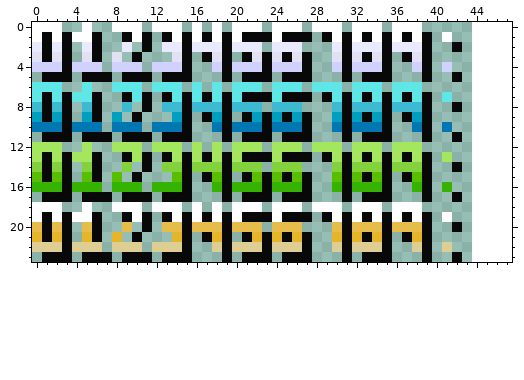
One commit to this pixel-art sprite: img/main/digitsSmall.png. That is the earlier state.
The file is 44x24 pixels. The old version is drawn lined up with the new one, on the new canvas.
After the commit:
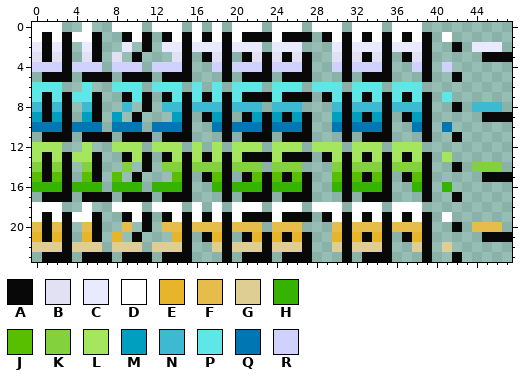
Palette (. is transparent): A #080808  B #e1e1f3  C #eaeaff  D #ffffff  E #e6b529  F #e6bd4a  G #dece94  H #35b300  J #57bf00  K #82d13d  L #a4e75f  M #009ebf  N #3db9d1  P #5fe7e7  Q #0077b3  R #d1d1ff
Change:
canvas 44x24 -> 48x24
y 2: x 44..46 ... -> CCC
y 3: x 45..47 ... -> AAA
y 8: x 44..46 ... -> NNN
y 9: x 45..47 ... -> AAA
y 14: x 44..46 ... -> KKK
y 15: x 45..47 ... -> AAA
y 20: x 44..46 ... -> FFF
y 21: x 45..47 ... -> AAA
Boxes around the changes in both pictures, in picture pixels (x1, y1, x2, y2):
added: (472, 42, 512, 242)
